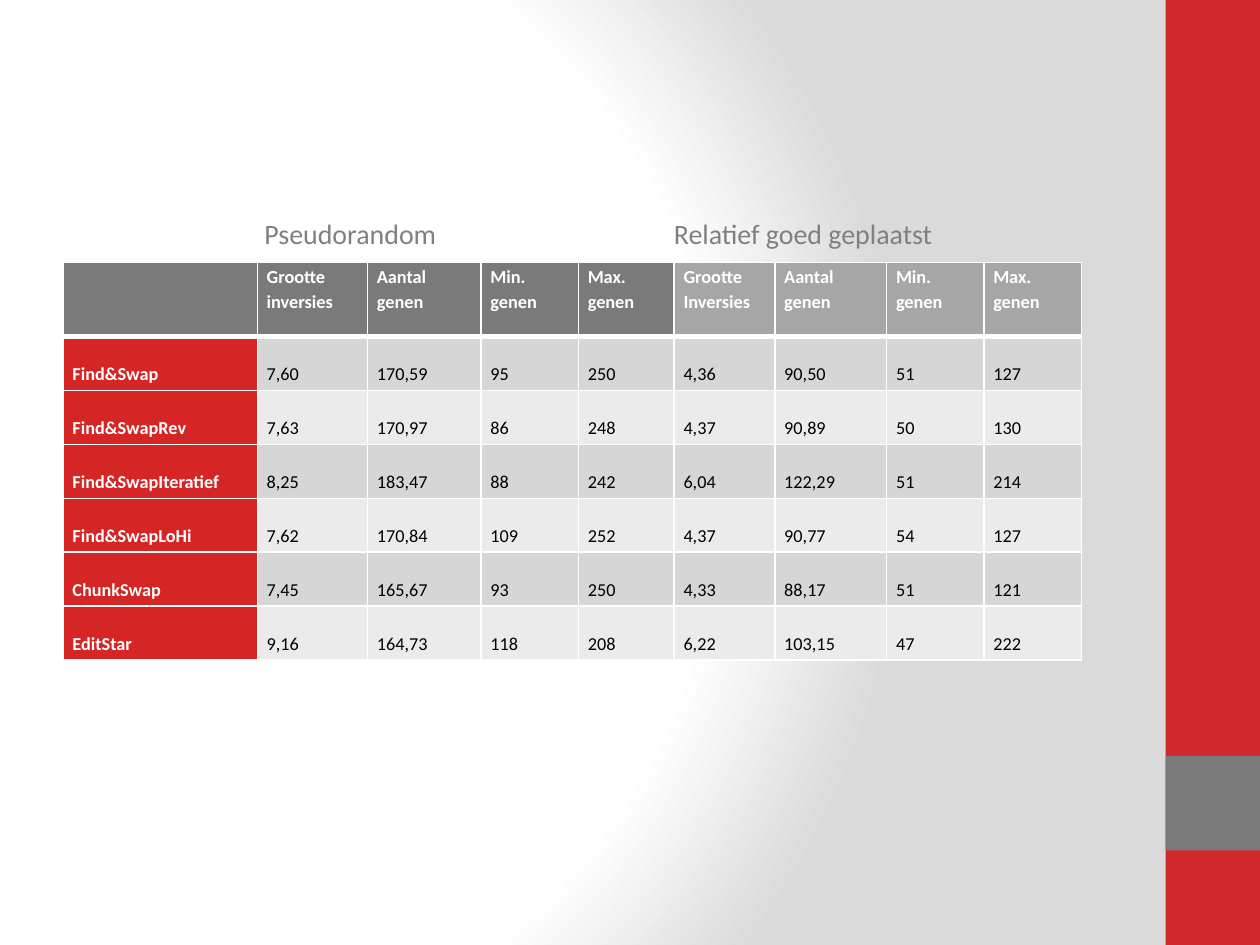
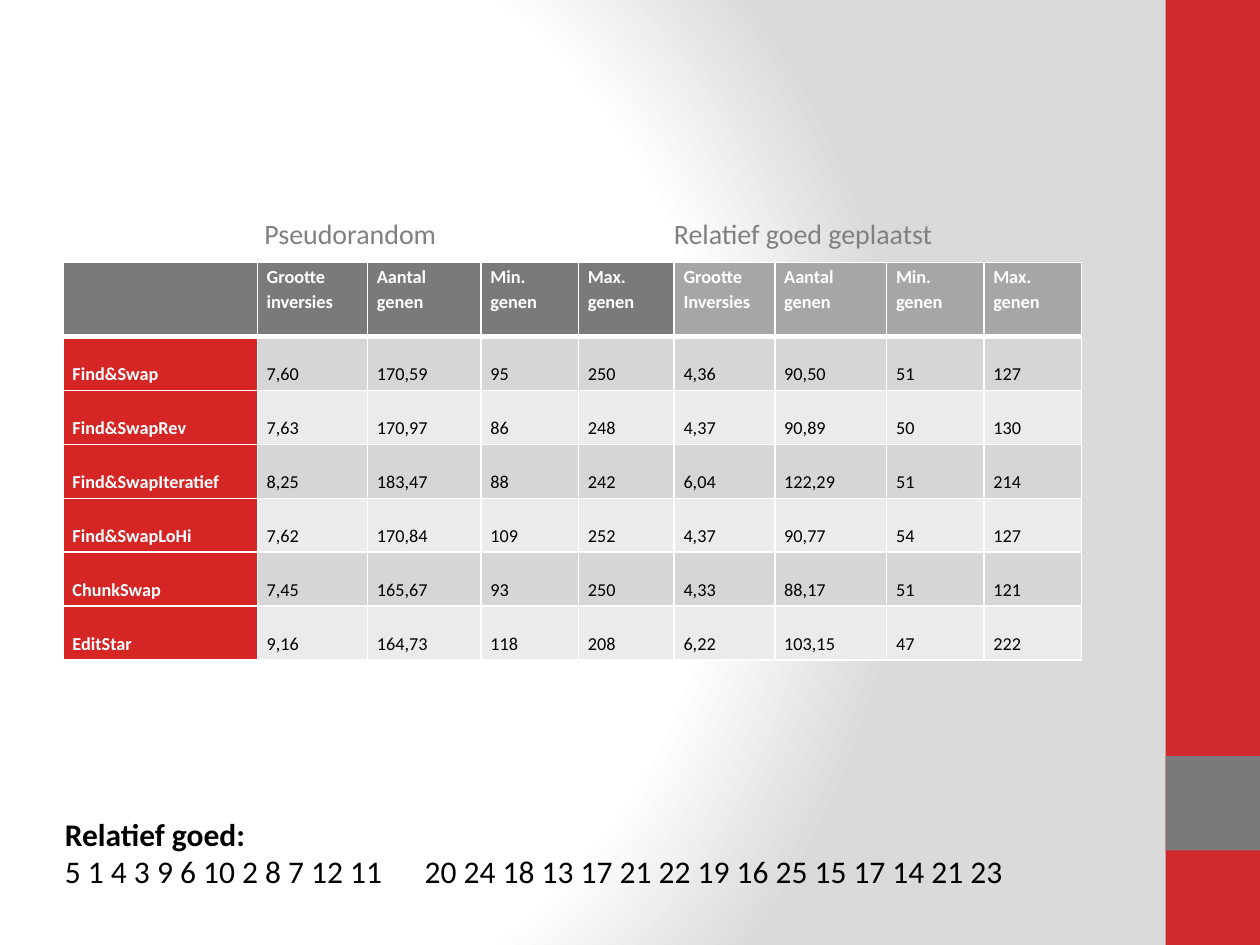
Before and after one commit to Blomr/Fruitvliegen, a slide deck: slide 15 of Fruitvliegen_Presentatie.pptx. Drawn at 1260x945 pixels with LibreOffice and Linux fonts; fonts in the diff are those of the drawing. Boxes give left, top, right and bottom in pixels: in the first picture for what was removed or moved away, otherwise in the second. Text is boxed around its words. In the diff, an @@ line names an element or a change of style, - is before the commit and + after.

```diff
--- a/Fruitvliegen_Presentatie.pptx
+++ b/Fruitvliegen_Presentatie.pptx
@@ text added at box(65, 824, 1002, 884), 18 pt, text #000000 @@
+Relatief goed:
+5 1 4 3 9 6 10 2 8 7 12 11 20 24 18 13 17 21 22 19 16 25 15 17 14 21 23
```
Also in this commit, not shown: 3 other slides changed, 2 slides added, 2 slides removed, 3 other files.
